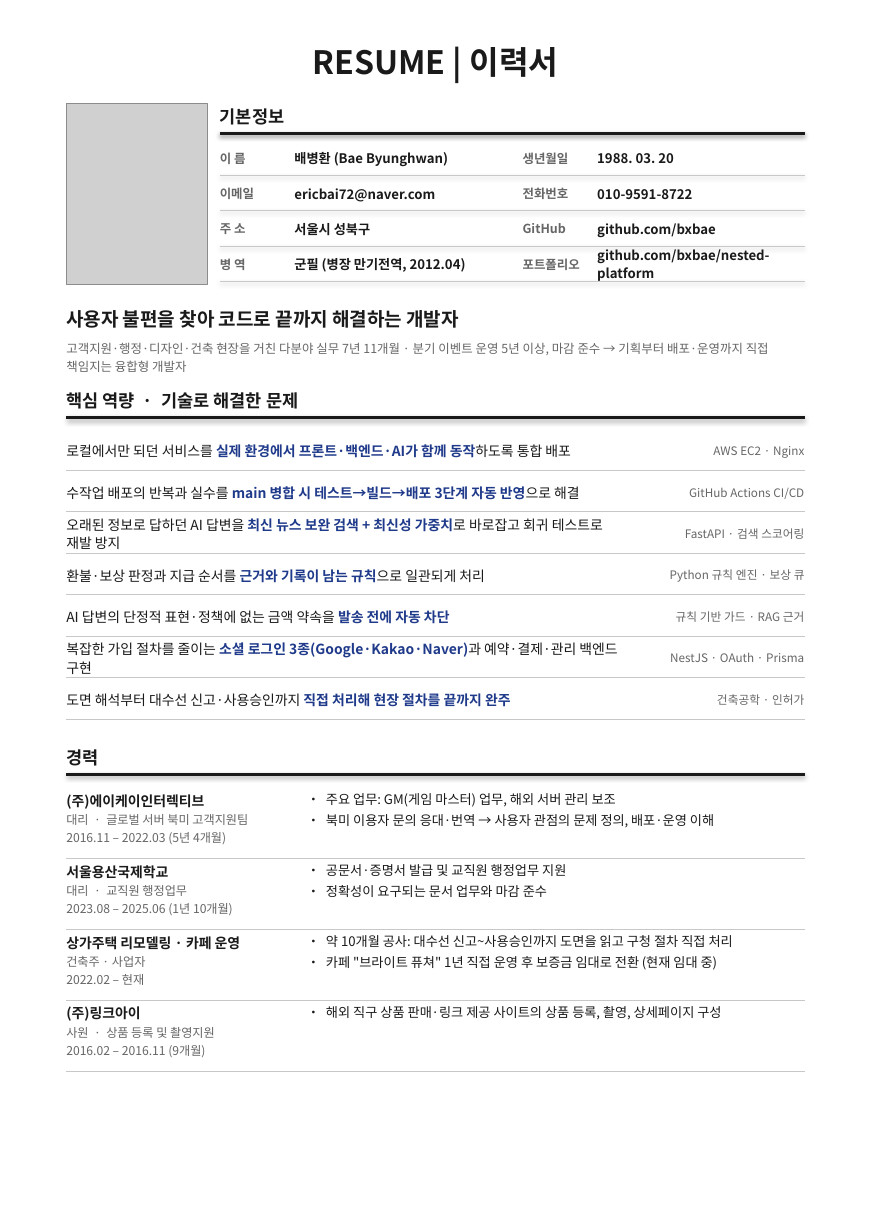
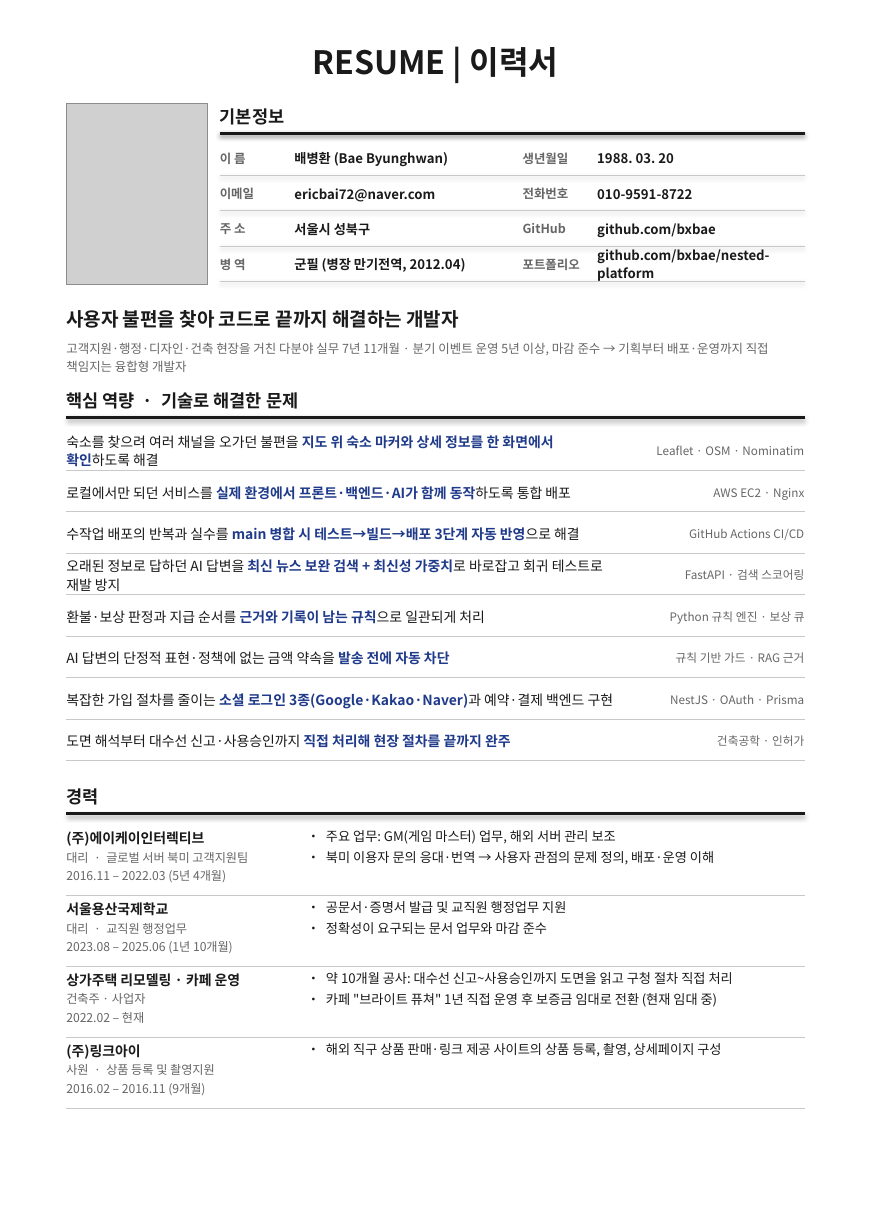
Before and after one commit to bxbae/iTshirt-cat, a slide deck: slide 1 of 기본이력서_배병환.pptx. Drawn at 871x1232 pixels with LibreOffice and Linux fonts; fonts in the diff are those of the drawing; grey boxes stand for pictures. Boxes give left, top, right and bottom in pixels: in the first picture for what was removed or moved away, otherwise in the second. Text is boxed around its words. In the diff, an @@ line names an element or a change of style, - is before the commit and + after.

```diff
--- a/기본이력서_배병환.pptx
+++ b/기본이력서_배병환.pptx
@@ text added at [66, 435, 553, 467], 9.5 pt, text #1A1A1A @@
+숙소를 찾으려 여러 채널을 오가던 불편을 지도 위 숙소 마커와 상세 정보를 한 화면에서 확인하도록 해결
@@ text added at [656, 445, 804, 455], 8 pt, text #666666 @@
+Leaflet · OSM · Nominatim
@@ 16 texts: place and size @@
-16 texts at [66, 444, 805, 915]
+16 texts at [66, 486, 805, 953]
@@ text at [66, 693, 614, 709]: text changed @@
-복잡한 가입 절차를 줄이는 소셜 로그인 3종(Google·Kakao·Naver)과 예약·결제·관리 백엔드 구현
+복잡한 가입 절차를 줄이는 소셜 로그인 3종(Google·Kakao·Naver)과 예약·결제 백엔드 구현
@@ line moved from (66, 774) - (805, 774) to (66, 760) - (805, 760) @@
@@ line (66, 760) - (805, 760): stroke #1A1A1A 2 pt to #C8C8C8 0.5 pt @@
@@ line moved from (66, 858) - (805, 858) to (66, 813) - (805, 813) @@
@@ line (66, 813) - (805, 813): stroke #C8C8C8 0.5 pt to #1A1A1A 2 pt @@
@@ 6 texts: place and size @@
-6 texts at [66, 793, 733, 1057]
+6 texts at [66, 830, 733, 1095]
@@ 3 lines: place and size @@
-3 lines at [66, 929, 805, 1071]
+3 lines at [66, 895, 805, 1037]
@@ line added from (66, 1108) to (805, 1108), #C8C8C8 0.5 pt @@
```
Also in this commit, not shown: 1 other slide changed, 1 other file.
